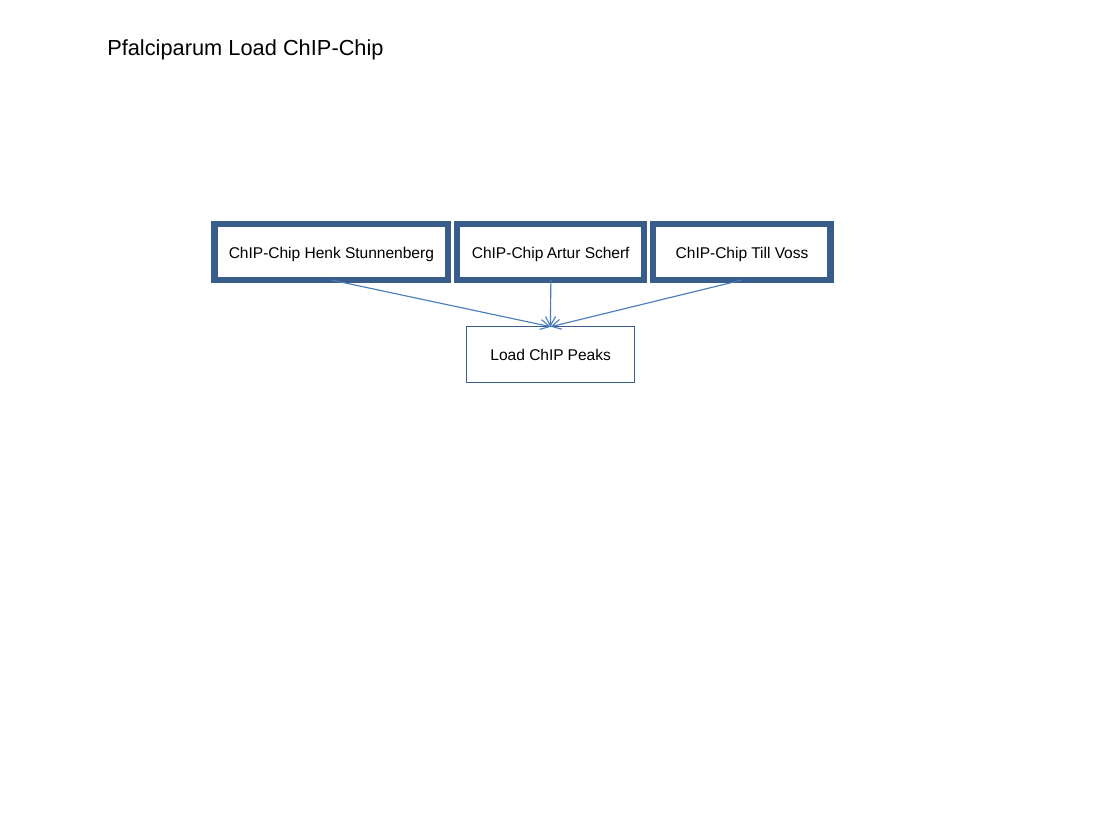
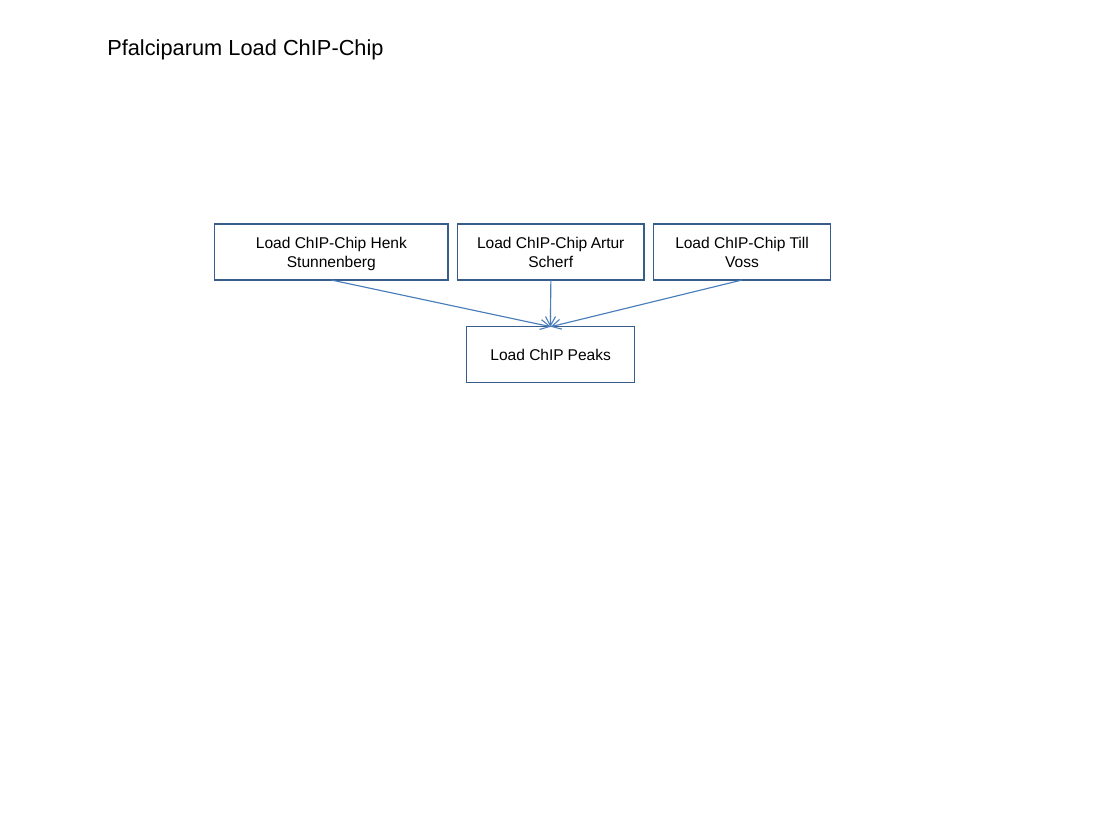
Before and after one commit to VEuPathDB/ApiCommonWorkflow, a slide deck: slide 11 of Main/doc/IntegratedWorkflow.ppt. Drawn at 1120x840 pixels with LibreOffice and Linux fonts; fonts in the diff are those of the drawing. Boxes give left, top, right and bottom in pixels: in the first picture for what was removed or moved away, otherwise in the second. Text is boxed around its words. In the diff, an @@ line names an element or a change of style, - is before the commit and + after.

```diff
--- a/Main/doc/IntegratedWorkflow.ppt
+++ b/Main/doc/IntegratedWorkflow.ppt
@@ text in rectangle at (256,236,407,270): text changed @@
-ChIP-Chip Henk Stunnenberg
+Load ChIP-Chip Henk Stunnenberg
@@ text in rectangle at (477,236,625,267): text changed @@
-ChIP-Chip Artur Scherf
+Load ChIP-Chip Artur Scherf
@@ outline #385D8A 4 pt to #385D8A 0.99 pt in 3 elements at (215,224,448,280), (457,224,644,280), (653,224,830,280) @@
@@ text in rectangle at (675,236,809,267): text changed @@
-ChIP-Chip Till Voss
+Load ChIP-Chip Till Voss
```
Also in this commit, not shown: 7 other slides changed.
